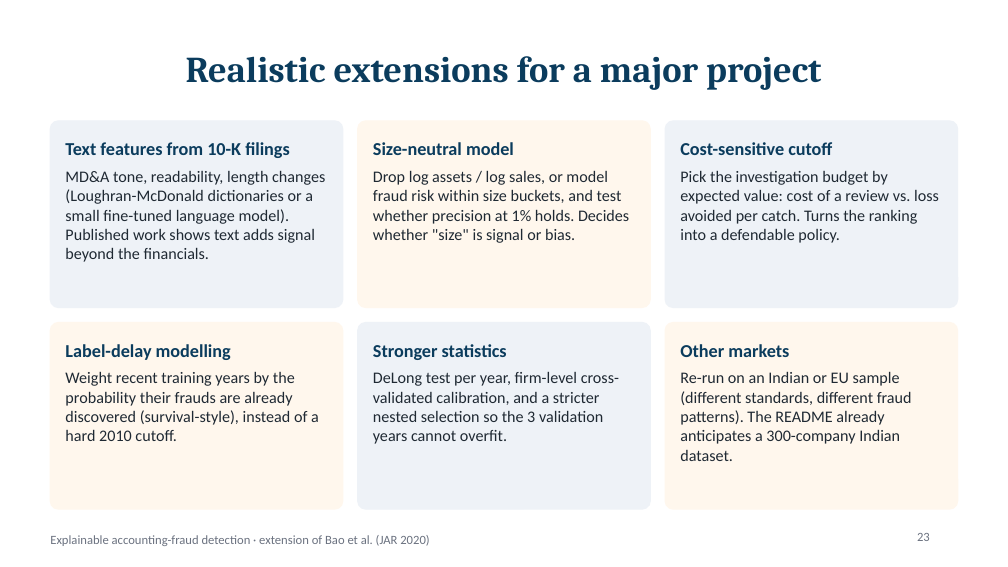
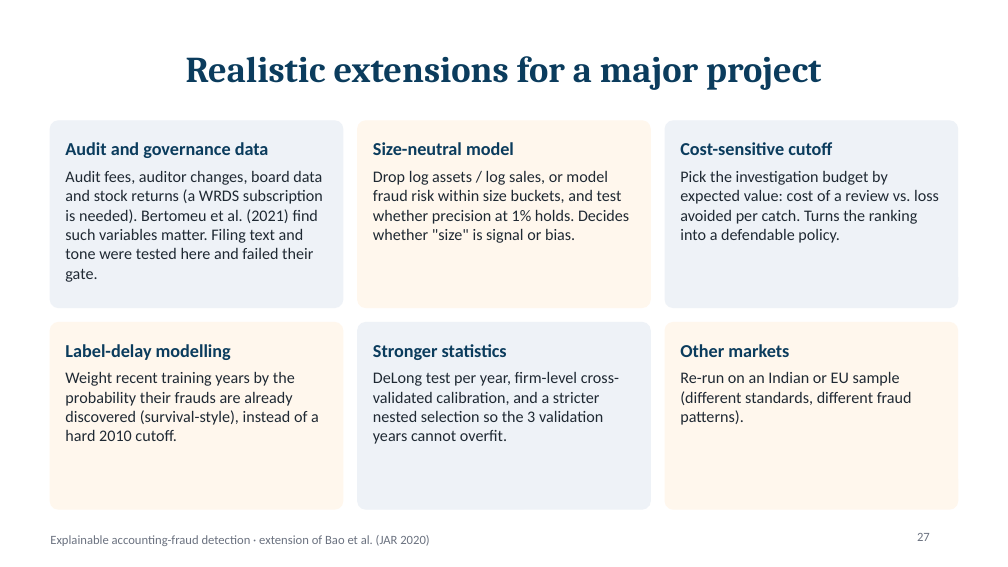
Before and after one commit to dhruv-37/Final-Year-Project-Minor, a slide deck: slide 27 of presentation/Fraud_Detection_Project.pptx (slide 23 before the commit). Drawn at 1008x567 pixels with LibreOffice and Linux fonts; fonts in the diff are those of the drawing. Boxes give left, top, right and bottom in pixels: in the first picture for what was removed or moved away, otherwise in the second. Text is boxed around its words. In the diff, an @@ line names an element or a change of style, - is before the commit and + after.

```diff
--- a/presentation/Fraud_Detection_Project.pptx
+++ b/presentation/Fraud_Detection_Project.pptx
@@ text at (65, 142, 269, 158): text changed @@
-Text features from 10-K filings
+Audit and governance data
@@ text at (65, 171, 323, 282): text changed @@
-MD&A tone, readability, length changes (Loughran-McDonald dictionaries or a small fine-tuned language model). Published work shows text adds signal beyond the financials.
+Audit fees, auditor changes, board data and stock returns (a WRDS subscription is needed). Bertomeu et al. (2021) find such variables matter. Filing text and tone were tested here and failed their gate.
@@ text at (680, 371, 912, 425): text changed @@
-Re-run on an Indian or EU sample (different standards, different fraud patterns). The README already anticipates a 300-company Indian dataset.
+Re-run on an Indian or EU sample (different standards, different fraud patterns).
@@ page number at (917, 533, 930, 541): text changed @@
-23
+27
```
Also in this commit, not shown: 14 other slides changed, 4 slides added, 2 other files.
